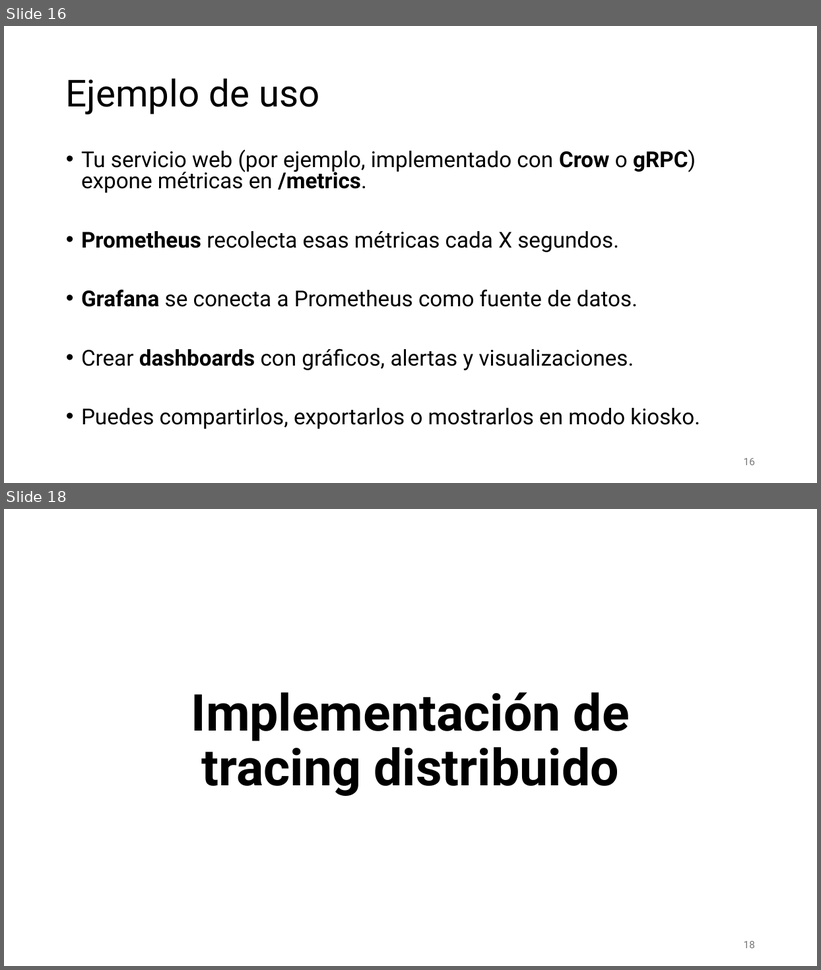
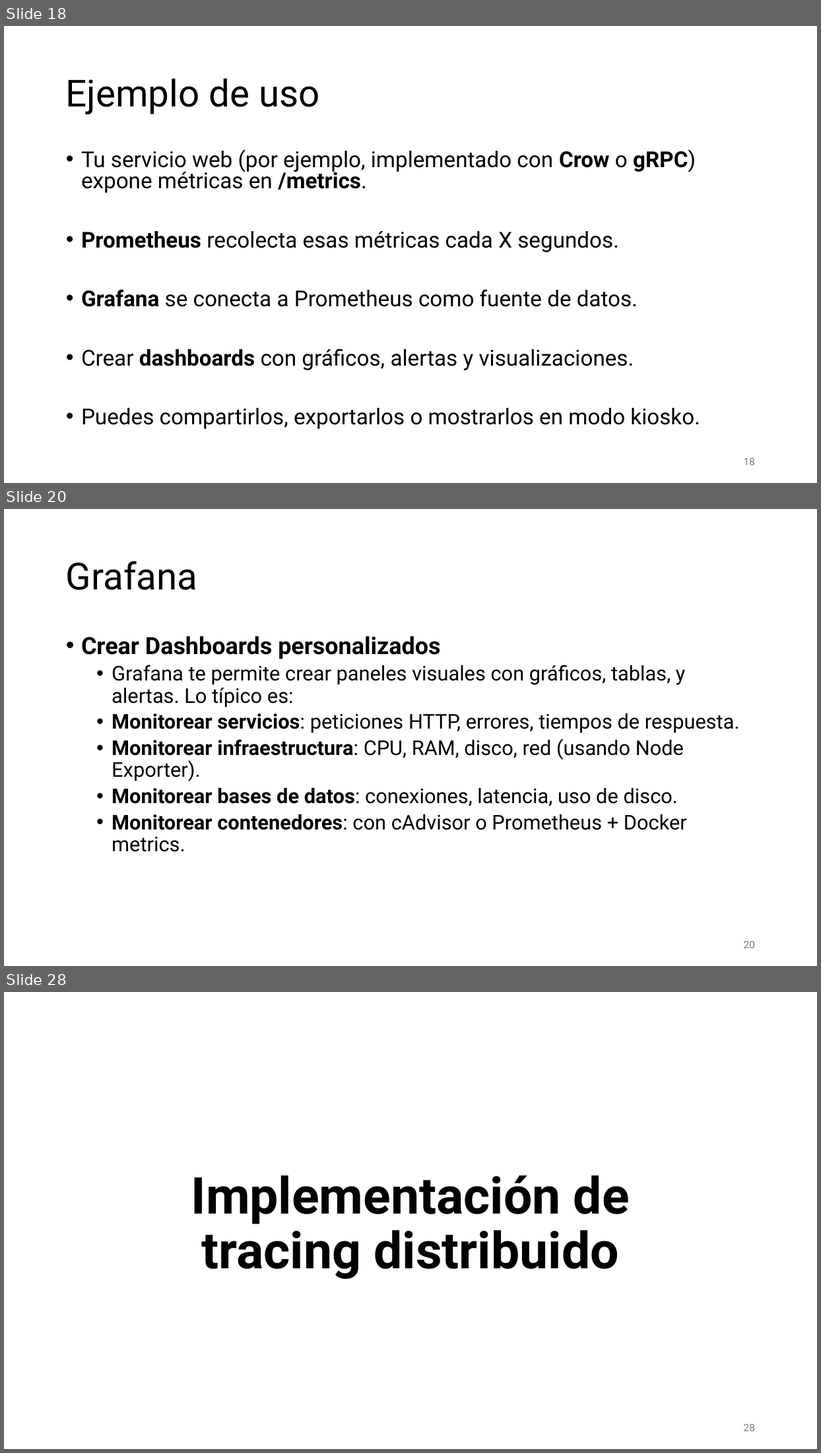
Before and after one commit to aldebarran22/CURSO_CPP_SERVICIOS_30H, a slide deck: doc/8_Monitorizacion_logging_microservicios.pptx. Shown one above the other, each under a label of ours: slides 16 and 18 before the commit, slides 18, 20 and 28 after it; the slides between them are not shown. The pictures are 821x970 and 821x1453 pixels, drawn with LibreOffice and Linux fonts; fonts in the diff are those of the drawing. Boxes give left, top, right and bottom in pixels: in the first picture for what was removed or moved away, otherwise in the second. Text is boxed around its words. In the diff, an @@ line names an element or a change of style, - is before the commit and + after.

```diff
--- a/doc/8_Monitorizacion_logging_microservicios.pptx
+++ b/doc/8_Monitorizacion_logging_microservicios.pptx
@@ slide 20 added at (x1=4, y1=509, x2=817, y2=966), background #FFFFFF @@
@@ title added at (x1=66, y1=561, x2=197, y2=590), 44 pt, text #000000 @@
+Grafana
@@ text added at (x1=81, y1=636, x2=740, y2=852), 24 pt, text #000000 @@
+• Crear Dashboards personalizados
+  • Grafana te permite crear paneles visuales con gráficos, tablas, y alertas. Lo típico es:
+  • Monitorear servicios: peticiones HTTP, errores, tiempos de respuesta.
+  • Monitorear infraestructura: CPU, RAM, disco, red (usando Node Exporter).
+  • Monitorear bases de datos: conexiones, latencia, uso de disco.
+  • Monitorear contenedores: con cAdvisor o Prometheus + Docker metrics.
@@ page number added at (x1=744, y1=941, x2=755, y2=949), 12 pt, text #797979 @@
+20
@@ what was slide 16 is now slide 18 @@
@@ page number at (x1=744, y1=458, x2=755, y2=466): text changed @@
-16
+18
@@ what was slide 18 is now slide 28 @@
@@ page number at (x1=744, y1=1424, x2=755, y2=1432): text changed @@
-18
+28
```
Also in this commit, not shown: 5 slides changed, 15 other slides added, 1 slide removed, 3 other files.
